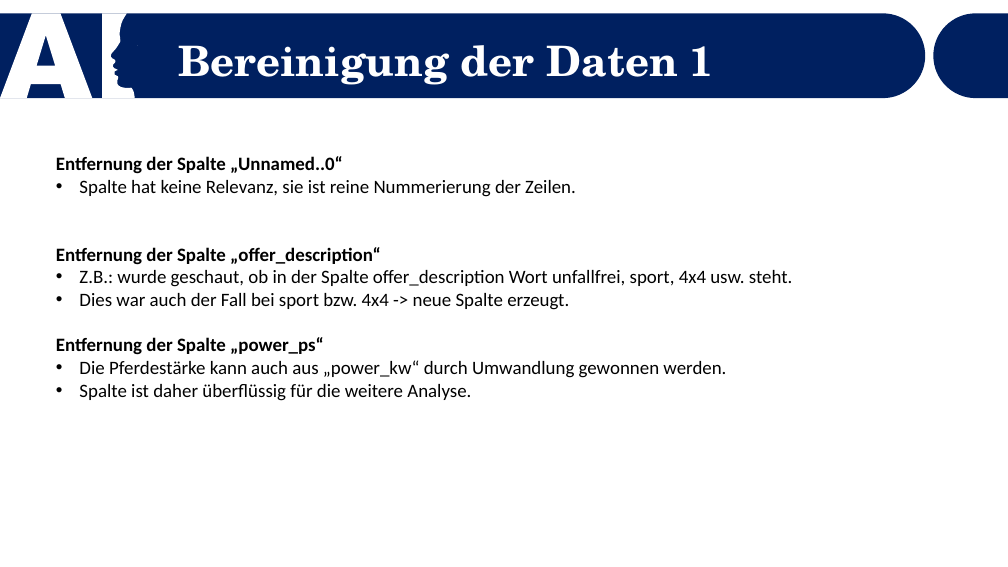
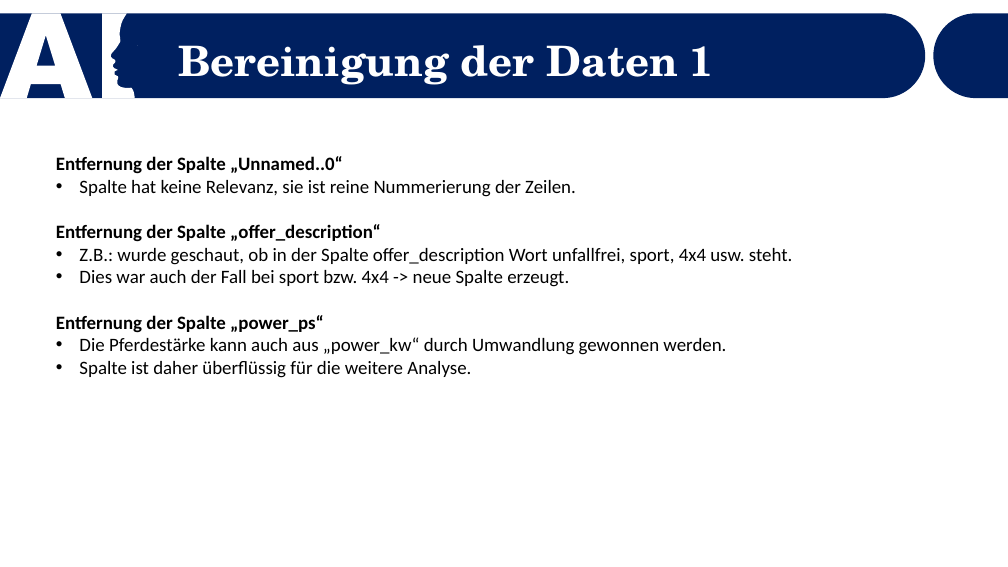
Before and after one commit to Dewin154/Projekt_Machine_Learning, a slide deck: slide 5 of Präsentation_Vorlage.pptx (slide 4 before the commit). Drawn at 1008x567 pixels with LibreOffice and Linux fonts; fonts in the diff are those of the drawing. Boxes give left, top, right and bottom in pixels: in the first picture for what was removed or moved away, otherwise in the second. Text is boxed around its words. In the diff, an @@ line names an element or a change of style, - is before the commit and + after.

```diff
--- a/Präsentation_Vorlage.pptx
+++ b/Präsentation_Vorlage.pptx
@@ text "Entfernung der Spalte „Unnamed..0“" rewrapped from (x1=56, y1=156, x2=793, y2=401) to (x1=56, y1=156, x2=793, y2=378) @@
```
Also in this commit, not shown: 2 other slides changed, 1 other file.
